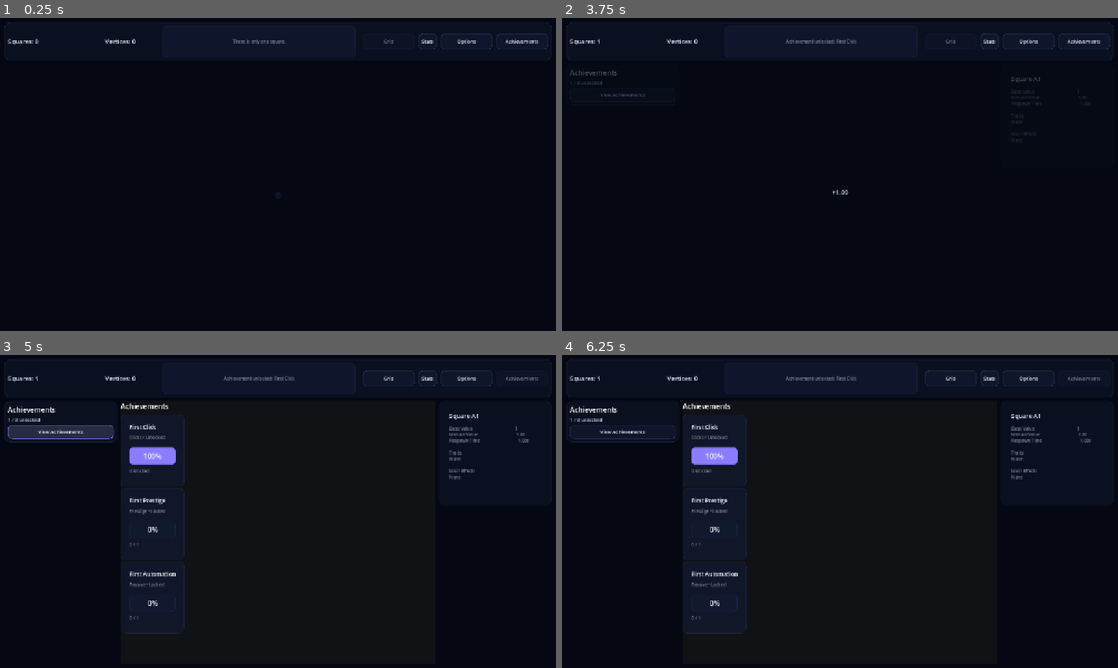
Above: before the commit, frames 1-4 (two rows, left to right).
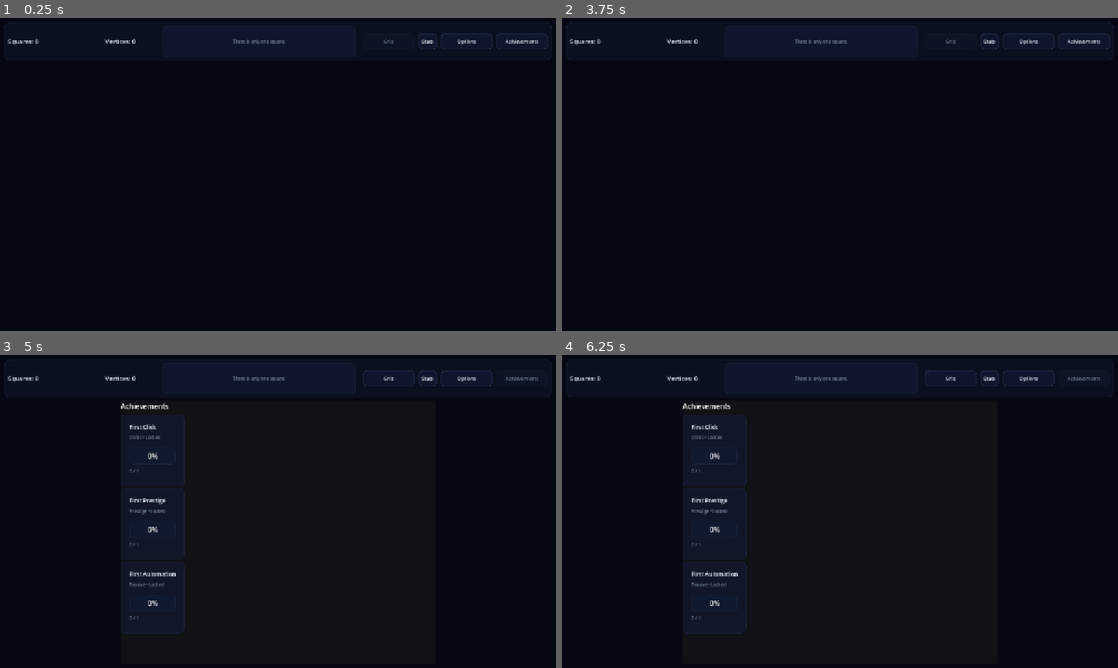
Above: after the commit, the same moments.

Repository: franciscoCapa27/Squared_2
Game: Godot game, scene res://scenes/main/Main.tscn
Same seed, same stepped clock (60 frames per second), same inputs: the game is played once before the commit and once after it.
Inputs (mouse positions are in pixels of both pictures, inside the frame that each line leads up to):
- Up to frame 1 (0.25 s): no input
- Up to frame 2 (3.75 s): click "Stats" at 0.5 s; click "Grid" at 1.25 s; click "Achievements" at 2 s; click "Grid" at 2.75 s; click (840, 196) at 3.52 s
- Up to frame 3 (5 s): click "View Achievements" (after the commit: "Achievements") at 4.25 s
- Up to frame 4 (6.25 s): click "Stats" at 5 s; click "Achievements" at 5.75 s

The runs differ from the first frame. In frame 1, less than 0.1% of the frame differs, in the area x 49-51%, y 55-58%; in frame 2, 0.4%; in frame 3, 2.1%, in the area x 0-99%, y 6-48%; in frame 4, 2.1%.
Error after the commit: Parse Error: Too many arguments for "get()" call. Expected at most 1 but received 2. (res://scripts/autoload/game_state.gd:245)

Commit message:
feature: Add identity-first prestige reveal echo
Refs #67

Diff:
--- a/squared-2/scripts/autoload/event_bus.gd
+++ b/squared-2/scripts/autoload/event_bus.gd
@@ -10,3 +10,4 @@
 signal passive_generator_unlocked(generator_id: String)
 signal passive_generator_upgraded(generator_id: String)
 signal grid_upgraded(new_grid_size: int)
+signal prestige_trait_reveal(target_square_id: String, trait_family_display: String, trait_rarity_display: String, trait_roman_stack: String, square_title: String)
--- a/squared-2/scripts/autoload/game_state.gd
+++ b/squared-2/scripts/autoload/game_state.gd
@@ -241,6 +241,19 @@
 	)
 
 	target_square.add_trait(trait_instance)
+
+	var rarity_display: String = trait_definition.get("rarity", "").capitalize()
+	var family_display: String = trait_definition.display_name
+	var roman_stack: String = trait_instance.get_display_name()
+	var square_title: String = target_square.display_name
+
+	EventBus.prestige_trait_reveal.emit(
+		target_square_id,
+		family_display,
+		rarity_display,
+		roman_stack,
+		square_title
+	)
 
 	return "%s gained the %s Trait" % [
 		target_square.display_name,
--- a/squared-2/scripts/squares/square_button.gd
+++ b/squared-2/scripts/squares/square_button.gd
@@ -106,3 +106,21 @@
 func apply_responsive_visual_size(_square_size: float) -> void:
 	# Body is textless; no visual scaling needed beyond layout.
 	pass
+
+
+func play_prestige_reveal() -> void:
+	if is_respawning:
+		return
+
+	# Quick scale pulse and slight brighten
+	if press_tween and press_tween.is_valid():
+		press_tween.kill()
+	scale = Vector2.ONE
+
+	var tw := create_tween().set_parallel(false)
+	tw.tween_property(self, "scale", Vector2(1.12, 1.12), 0.1).set_ease(Tween.EASE_OUT)
+	tw.tween_property(self, "scale", Vector2.ONE, 0.3).set_ease(Tween.EASE_IN)
+
+	var old_mod := modulate
+	tw.parallel().tween_property(self, "modulate", old_mod * 1.3, 0.1).set_ease(Tween.EASE_OUT)
+	tw.tween_property(self, "modulate", old_mod, 0.3).set_ease(Tween.EASE_IN)
--- a/squared-2/scripts/ui/grid_page.gd
+++ b/squared-2/scripts/ui/grid_page.gd
@@ -24,6 +24,7 @@
 func _ready() -> void:
 	EventBus.grid_changed.connect(rebuild)
 	EventBus.squares_changed.connect(_on_squares_changed)
+	EventBus.prestige_trait_reveal.connect(_on_prestige_trait_reveal)
 	ThemeSystem.theme_changed.connect(_on_theme_changed)
 
 	upgrade_grid_button.pressed.connect(_on_upgrade_grid_button_pressed)
@@ -261,3 +262,31 @@
 func _on_squares_changed(_value: float) -> void:
 	_refresh_upgrade_button()
 	refresh_feature_visibility(false)
+
+
+func _on_prestige_trait_reveal(target_square_id: String, trait_family: String, trait_rarity: String, trait_roman_stack: String, square_title: String) -> void:
+	var button: SquareButton = square_buttons_by_id.get(target_square_id) as SquareButton
+	if button == null:
+		return
+
+	button.play_prestige_reveal()
+
+	var label := Label.new()
+	var reveal_text: String = trait_rarity + " · " + trait_roman_stack + "\n" + square_title
+	label.text = reveal_text
+	label.add_theme_color_override("font_color", Color(1.0, 1.0, 1.0, 1.0))
+	label.add_theme_font_size_override("font_size", 16)
+	label.modulate.a = 0.0
+
+	var btn_center := button.global_position + button.size * 0.5
+	var local_pos := btn_center - grid_area.global_position
+	label.position = local_pos + Vector2(-80, -60)
+
+	grid_area.add_child(label)
+
+	var tw := create_tween()
+	tw.set_parallel(false)
+	tw.tween_property(label, "modulate:a", 1.0, 0.2)
+	tw.tween_interval(3.0)
+	tw.tween_property(label, "modulate:a", 0.0, 0.8)
+	tw.tween_callback(label.queue_free)
